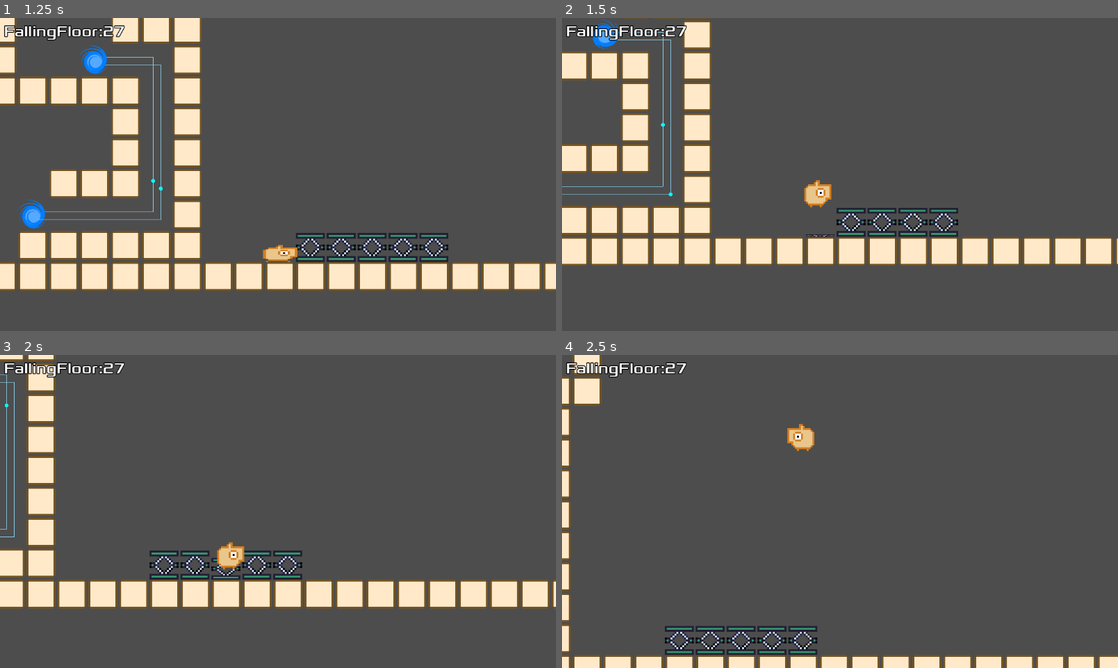
Above: before the commit, frames 1-4 (two rows, left to right).
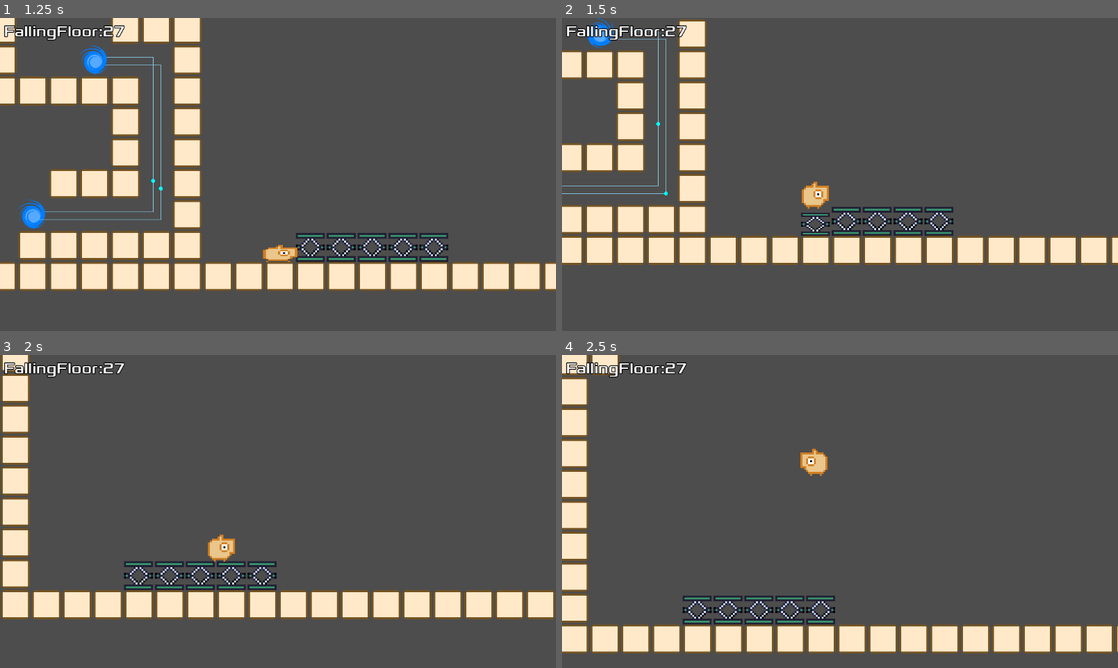
Above: after the commit, the same moments.

Repository: syun77/gd_inovania2
Game: Godot game, scene res://Main.tscn
Same seed, same stepped clock (60 frames per second), same inputs: the game is played once before the commit and once after it.
Inputs (mouse positions are in pixels of both pictures, inside the frame that each line leads up to):
- Up to frame 1 (1.25 s): move the mouse to (400, 158) at 0.52 s; hold Right (ui_right) from 0.53 s (still down); hold Space (action) from 0.53 s (still down); tap Up (ui_up) at 0.77, 0.8, 1.07 s
- Up to frame 2 (1.5 s): keep holding Right (ui_right); move the mouse to (728, 190) at 1.27 s; release Space (action) at 1.28 s; tap Up (ui_up) at 1.35 s
- Up to frame 3 (2 s): keep holding Right (ui_right); tap Up (ui_up) at 1.52, 1.82 s; tap Space (action) at 1.55 s
- Up to frame 4 (2.5 s): move the mouse to (895, 442) at 2.02 s; release Right (ui_right) at 2.03 s; hold Left (ui_left) from 2.03 s (still down); hold Space (action) from 2.03 s (still down); tap Up (ui_up) at 2.3 s

Frame 1 is identical in both runs. In frame 2, 11% of the frame differs, in the area x 0-100%, y 0-80%; in frame 3, 17%; in frame 4, 18%, in the area x 0-100%, y 0-100%.

Commit message:
バネ床を実装

Diff:
--- a/gd_inovania2/src/gimmic/SpringFloor.gd
+++ b/gd_inovania2/src/gimmic/SpringFloor.gd
@@ -34,16 +34,18 @@
 		d = 0 # 最大の力.
 
 	var damp_rate = 1.0 * (size - d) / size
-	_spr.scale.y = damp_rate
-	if _spr.scale.y < 0.0:
-		_spr.scale.y = 0.0
-
+	_spr.scale.y = 1 - damp_rate
+	if _spr.scale.y < 0.2:
+		_spr.scale.y = 0.2
 	if damp_rate == 0.3 and _player.velocity.y > 0:
 		_player.velocity.y *= 0.1
 	damp_rate += 0.5
 	if Input.is_action_pressed("action"):
-		damp_rate *= 2.0 # バネジャンプ
-	_player.velocity.y -= POWER * damp_rate * delta
+		damp_rate *= 2.0 # バネジャンプ.
+
+	# バネ速度を設定.
+	var damp_velocity = Vector2.UP * (POWER * damp_rate * delta)
+	_player.set_spring_velocity(damp_velocity)
 
 ## プレイヤーが領域内に入った.
 func _on_body_entered(body: Node2D) -> void:
@@ -51,11 +53,13 @@
 		return # プレイヤー以外は何もしない.
 
 	_player = body as Player
+	_player.start_spring()
 
 ## プレイヤーが猟奇外に出た.
 func _on_body_exited(body: Node2D) -> void:
 	if not body is Player:
 		return # プレイヤー以外は何もしない.
 
+	_player.end_spring()
 	# 参照を消しておく.
 	_player = null
--- a/gd_inovania2/src/player/Player.gd
+++ b/gd_inovania2/src/player/Player.gd
@@ -108,6 +108,10 @@
 var _shield:Shield = null
 ## ワープ座標リスト.
 var _warp_pos_list = []
+## バネ床との衝突数 (カウント方式).
+var _spring_cnt = 0
+## バネ床の移動量.
+var _spring_velocity := Vector2.ZERO
 
 # ---------------------------------
 # public functions.
@@ -126,19 +130,27 @@
 		return # すでにワープ中なら何もしない.
 	# すでに複製されているのでそのままコピーで良い.
 	_warp_pos_list = pos_list
-	_move_state = eMoveState.WARP
+	_change_move_state(eMoveState.WARP)
 
 ## バネ床開始.
 func start_spring() -> void:
-	if _move_state == eMoveState.SPRING:
-		return # すでに開始していたら何もしない.
-	_move_state = eMoveState.SPRING
+	_spring_cnt += 1
+	_change_move_state(eMoveState.SPRING)
 
 ## バネ床終了.
-func end_sprint() -> void:
-	if _move_state != eMoveState.SPRING:
-		return # すでに終了していたら何もしない.
-	_move_state = eMoveState.AIR
+func end_spring() -> void:
+	_spring_cnt -= 1
+	if _spring_cnt > 0:
+		return
+
+	_change_move_state(eMoveState.AIR)
+	_spring_cnt = 0
+
+## バネ床移動量を設定.
+func set_spring_velocity(v:Vector2) -> void:
+	if _spring_velocity.is_zero_approx() == false:
+		return # すでに設定されていたら設定しない.
+	_spring_velocity = v
 
 ## 更新.
 func update(delta: float) -> void:
@@ -231,6 +243,9 @@
 
 ## 着地した瞬間.
 func _just_landing(is_scale_anim:bool) -> void:
+	if _is_spring():
+		return # バネ床中は着地できない.
+
 	if is_scale_anim:
 		# 着地演出.
 		_jump_scale = eJumpScale.LANDING
@@ -307,7 +322,7 @@
 			# ジャンプ開始.
 			var is_wall_jump = _is_climbing_wall()
 			_start_jump(is_wall_jump)
-			_move_state = eMoveState.AIR
+			_change_move_state(eMoveState.AIR)
 		elif _check_dash():
 			# ダッシュ開始.
 			_start_dash()
@@ -381,7 +396,7 @@
 			velocity.y = 0
 
 	# 空中状態にする.
-	_move_state = eMoveState.AIR
+	_change_move_state(eMoveState.AIR)
 
 	_jump_cnt += 1 # ジャンプ回数を増やす.
 	_jump_scale = eJumpScale.JUMPING
@@ -415,7 +430,7 @@
 	_timer_dash = DASH_TIME
 
 	position.y -= 1 # 1px浮かす.
-	_move_state = eMoveState.AIR
+	_change_move_state(eMoveState.AIR)
 
 	# シールドを生成.
 	if is_instance_valid(_shield):
@@ -620,26 +635,26 @@
 		eMoveState.GRABBING_LADDER:
 			if _can_grab_ladder() == false:
 				# はしごから離れた.
-				_move_state = eMoveState.AIR
+				_change_move_state(eMoveState.AIR)
 				velocity.y = 0
 			elif is_on_floor():
 				_move_state = eMoveState.LANDING
 		eMoveState.CLIMBING_WALL:
 			if _is_on_wall() == false:
 				# 壁から離れた.
-				_move_state = eMoveState.AIR
+				_change_move_state(eMoveState.AIR)
 		eMoveState.AIR:
 			if is_on_floor():
-				_move_state = eMoveState.LANDING
+				_change_move_state(eMoveState.LANDING)
 			elif _is_on_wall():
 				# 壁に掴まる.
 				Common.play_se("climb")
-				_move_state = eMoveState.CLIMBING_WALL
+				_change_move_state(eMoveState.CLIMBING_WALL)
 				# 着地 (着地アニメなし)
 				_just_landing(false)
 		eMoveState.LANDING:
 			if is_on_floor() == false:
-				_move_state = eMoveState.AIR
+				_change_move_state(eMoveState.AIR)
 		eMoveState.WARP:
 			# ワールド座標に変換する.
 			var target = Map.grid_to_world(_warp_pos_list[0])
@@ -650,23 +665,30 @@
 			if d.length() < 1:
 				_warp_pos_list.pop_front()
 				if _warp_pos_list.size() == 0:
-					_move_state = eMoveState.AIR
+					_change_move_state(eMoveState.AIR)
 		eMoveState.SPRING:
 			# バネ床状態.
-			pass
+			velocity += _spring_velocity
+			_spring_velocity = Vector2.ZERO
 
 	if _is_grabbing_ladder() == false:
 		# はしごチェック.
 		if _can_grab_ladder():
 			if Input.get_axis("ui_up", "ui_down") != 0:
 				# はしご開始.
-				_move_state = eMoveState.GRABBING_LADDER
+				_change_move_state(eMoveState.GRABBING_LADDER)
 				# 着地 (着地アニメなし)
 				_just_landing(false)
 
 ## 着地しているかどうか.
 func is_landing() -> bool:
-	return _move_state == eMoveState.LANDING
+	match _move_state:
+		eMoveState.LANDING:
+			return true
+		eMoveState.SPRING:
+			return true # バネ床も着地扱いにしてみる.
+		_:
+			return false
 
 ## 空中かどうか.
 func _is_in_the_air() -> bool:
@@ -740,6 +762,15 @@
 		_:
 			return true
 
+## 移動状態の変更.
+func _change_move_state(s:eMoveState) -> void:
+	if _move_state == s:
+		return # 変更なし.
+
+	# 移動状態をprintする.
+	#print(eMoveState.keys()[_move_state], " -> ", eMoveState.keys()[s])
+	_move_state = s
+
 ## デバッグ用更新.
 func _update_debug() -> void:
 	_label.visible = true
@@ -767,3 +798,8 @@
 var center_position:Vector2:
 	get:
 		return _center.global_position
+
+## 移動状態.
+var move_state:eMoveState:
+	get:
+		return _move_state
Not shown: 1 places in gd_inovania2/assets/fonts/Xolonium-Label.tres that only renumber resources
Not shown: 1 places in gd_inovania2/assets/tiles/tile_set.tres that only renumber resources
Not shown: 1 places in gd_inovania2/src/gimmic/FallingFloor.tscn that only renumber resources
Not shown: 1 places in gd_inovania2/src/gimmic/SpringFloor.tscn that only renumber resources
Not shown: 1 places in gd_inovania2/src/particle/Particle.tscn that only renumber resources
Not shown: 1 places in gd_inovania2/src/particle/ParticleBlock.tscn that only renumber resources
Not shown: 1 places in gd_inovania2/src/player/Player.tscn that only renumber resources
